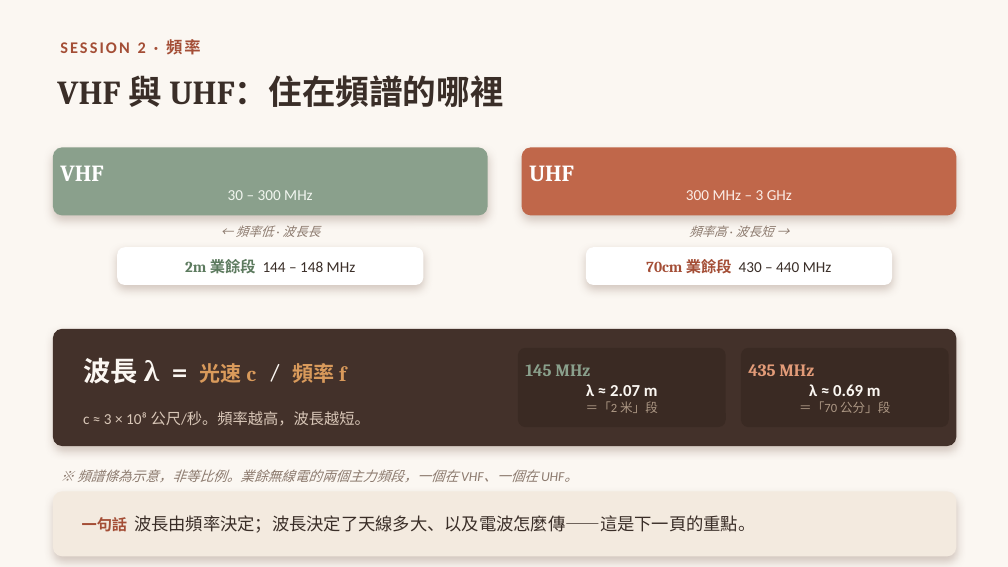
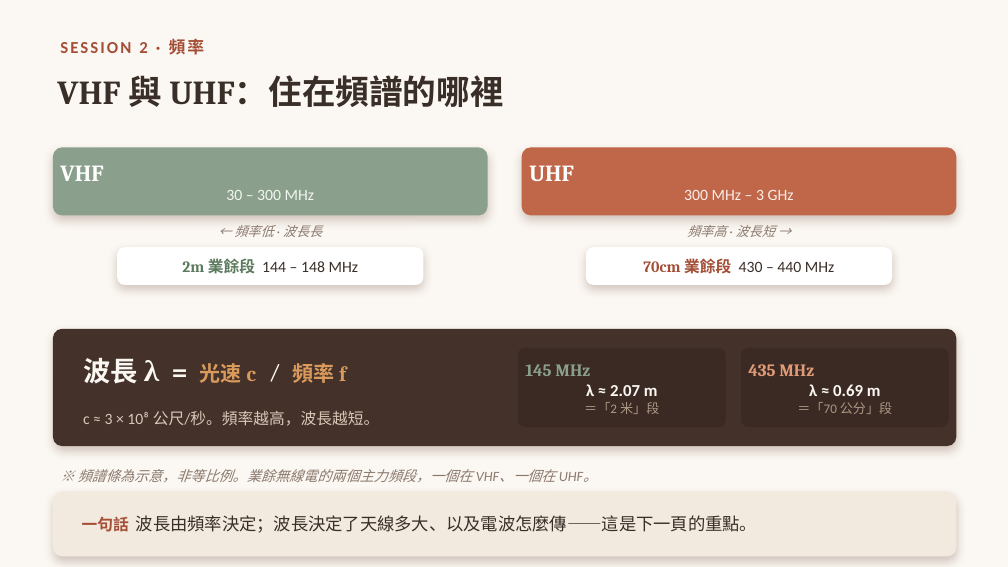
Before and after one commit to winson3QQ/Radio-Advanced, a slide deck: slide 11 of 投影片/進階無線電_課程投影片.pptx. Drawn at 1008x567 pixels with LibreOffice and Linux fonts; fonts in the diff are those of the drawing. Boxes give left, top, right and bottom in pixels: in the first picture for what was removed or moved away, otherwise in the second. Text is boxed around its words. In the diff, an @@ line names an element or a change of style, - is before the commit and + after.

```diff
--- a/投影片/進階無線電_課程投影片.pptx
+++ b/投影片/進階無線電_課程投影片.pptx
@@ text "SESSION 2 · 頻率" at bbox=[60, 39, 205, 55]: size 15.5 to 16 pt @@
@@ text "VHF 30 – 300 MHz" at bbox=[60, 165, 314, 200]: size 14.5 to 15 pt in "30 – 300 MHz" @@
@@ text "UHF 300 MHz – 3 ..." at bbox=[529, 165, 794, 200]: size 14.5 to 15 pt in "300 MHz – 3 GHz" @@
@@ text "← 頻率低 · 波長長" at bbox=[234, 225, 322, 237]: size 12 to 12.5 pt @@
@@ text "頻率高 · 波長短 →" at bbox=[687, 225, 775, 237]: size 12 to 12.5 pt @@
@@ size 14.5 to 15 pt in 3 elements at bbox=[182, 259, 358, 274], bbox=[643, 258, 834, 274], bbox=[83, 411, 380, 426] @@
@@ text at bbox=[584, 402, 659, 414]: size 12 to 12.5 pt in "＝「2 米」段" @@
@@ text at bbox=[797, 402, 892, 414]: size 12 to 12.5 pt in "＝「70 公分」段" @@
@@ text "※ 頻譜條為示意，非等比例。業餘無線電的兩個主力頻段，一個在 VHF、一個在 UHF。" at bbox=[78, 469, 597, 482]: size 13 to 13.5 pt @@
@@ text "一句話 波長由頻率決定；波長決定了天線多大、以及電波怎麼傳——這是下一頁的重點。" at bbox=[82, 515, 757, 533]: size 14.5 to 15 pt in "一句話" @@
```
Also in this commit, not shown: 45 other slides changed.
